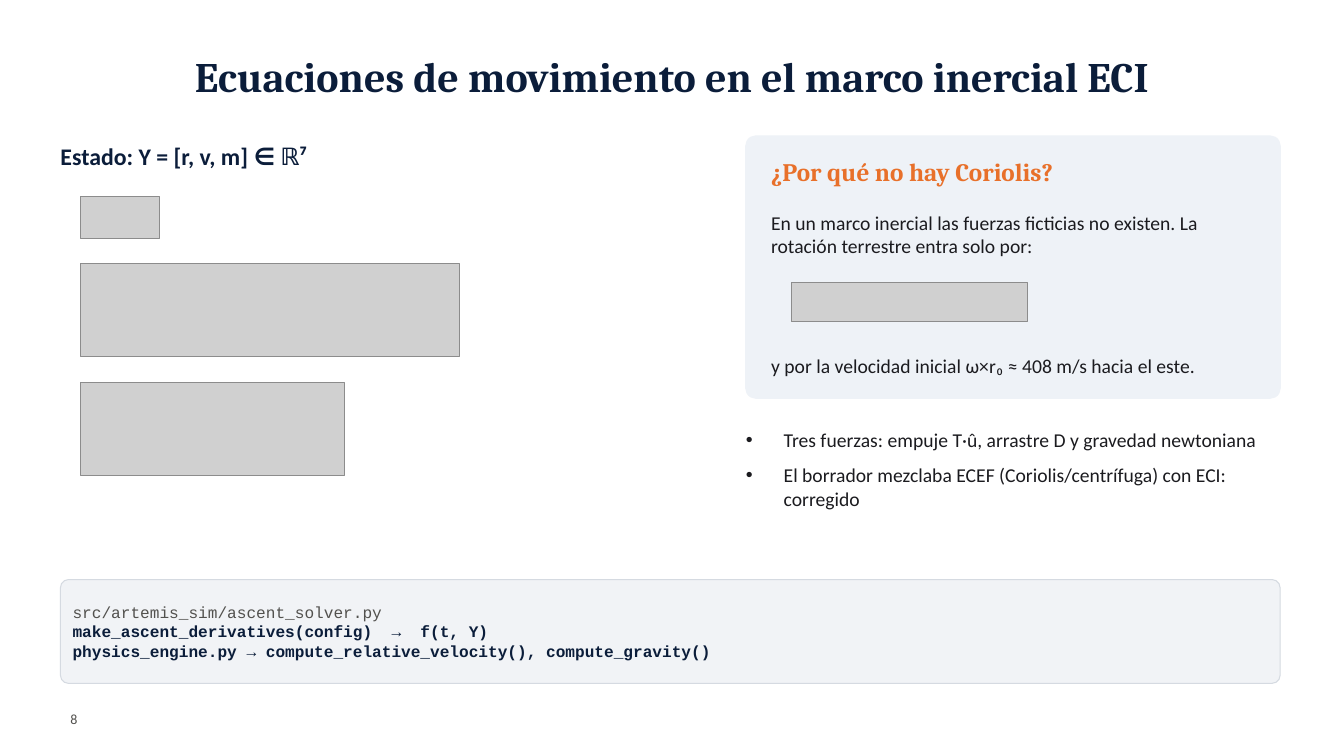
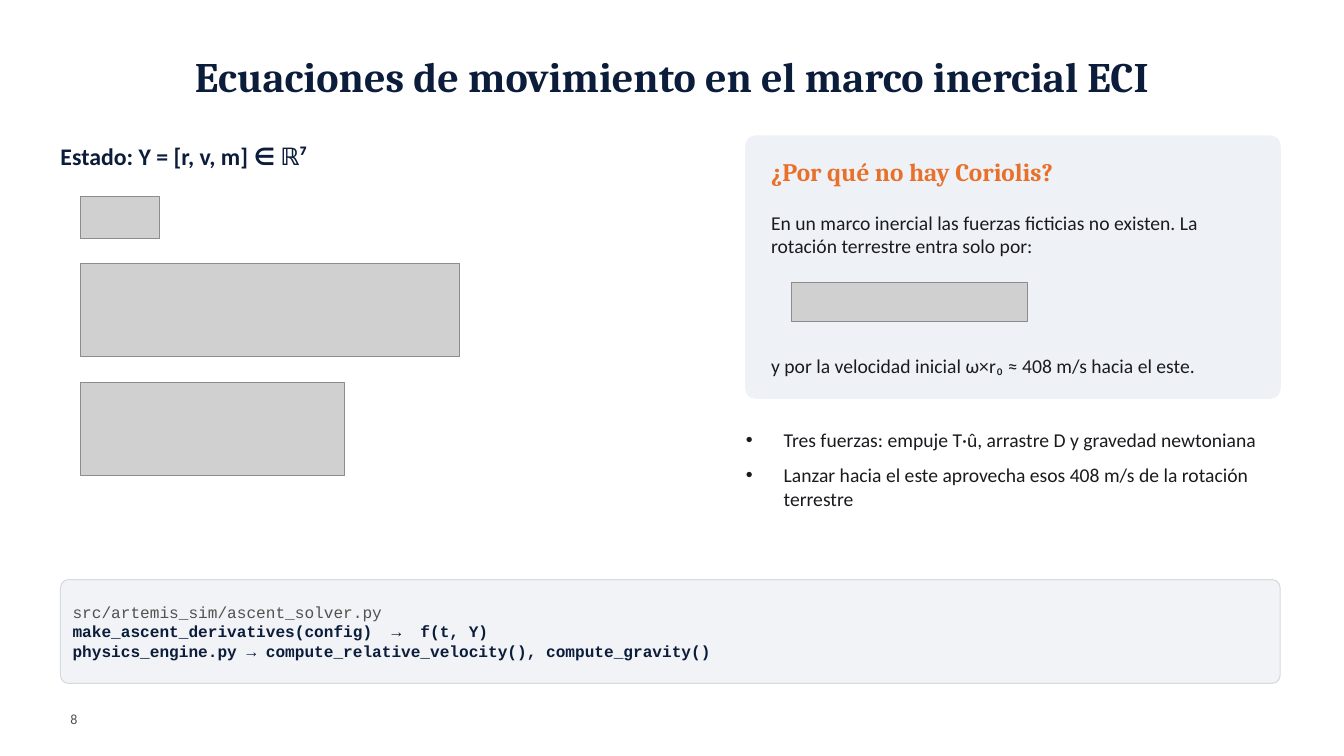
Before and after one commit to Mayday3003/ArtemisIV-flight-dynamics, a slide deck: slide 8 of docs/presentation/Artemis_IV_UdeM.pptx. Drawn at 1344x756 pixels with LibreOffice and Linux fonts; fonts in the diff are those of the drawing; grey boxes stand for pictures; background and template pictures are left out. Boxes give left, top, right and bottom in pixels: in the first picture for what was removed or moved away, otherwise in the second. Text is boxed around its words. In the diff, an @@ line names an element or a change of style, - is before the commit and + after.

```diff
--- a/docs/presentation/Artemis_IV_UdeM.pptx
+++ b/docs/presentation/Artemis_IV_UdeM.pptx
@@ text at [784, 468, 1248, 506]: text changed @@
-• El borrador mezclaba ECEF (Coriolis/centrífuga) con ECI: corregido
+• Lanzar hacia el este aprovecha esos 408 m/s de la rotación terrestre
```
Also in this commit, not shown: 4 other slides changed, 1 slide added, 2 slides removed, 2 other files.
